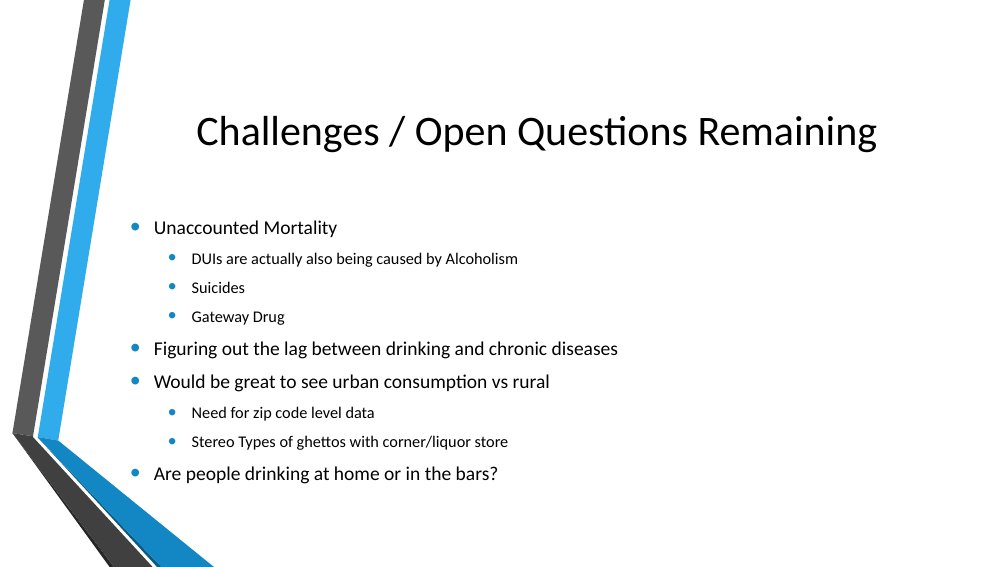
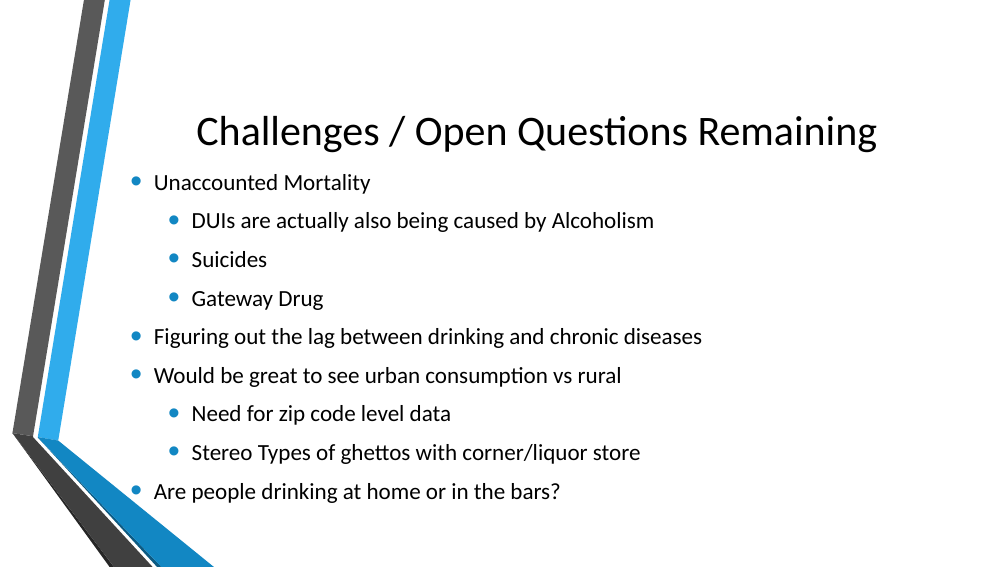
Before and after one commit to cmtaflin/Groupb2, a slide deck: slide 11 of Causes_Alcoholism_FINAL.pptx. Drawn at 1008x567 pixels with LibreOffice and Linux fonts; fonts in the diff are those of the drawing; background and template pictures are left out. Boxes give left, top, right and bottom in pixels: in the first picture for what was removed or moved away, otherwise in the second. Text is boxed around its words. In the diff, an @@ line names an element or a change of style, - is before the commit and + after.

```diff
--- a/Causes_Alcoholism_FINAL.pptx
+++ b/Causes_Alcoholism_FINAL.pptx
@@ text "Unaccounted Mortality": place and size @@
-text "Unaccounted Mortality" at [154, 220, 618, 484]
+text "Unaccounted Mortality" at [154, 174, 702, 503]
@@ text "Unaccounted Mortality" at [154, 174, 702, 503]: size 18.6 to 22 pt in "Unaccounted Mortality", "Figuring out the lag between drinking and ...", "Would be great to see urban consumption ...", "Are people drinking at home or in ..."; size 15.5 to 22 pt in "DUIs are actually also being caused by ...", "Suicides", "Gateway Drug", "Need for zip code level data" and 1 more places; more space between paragraphs @@
```
Also in this commit, not shown: 8 other slides changed, 2 slides added, 1 slide removed, 1 other file.
